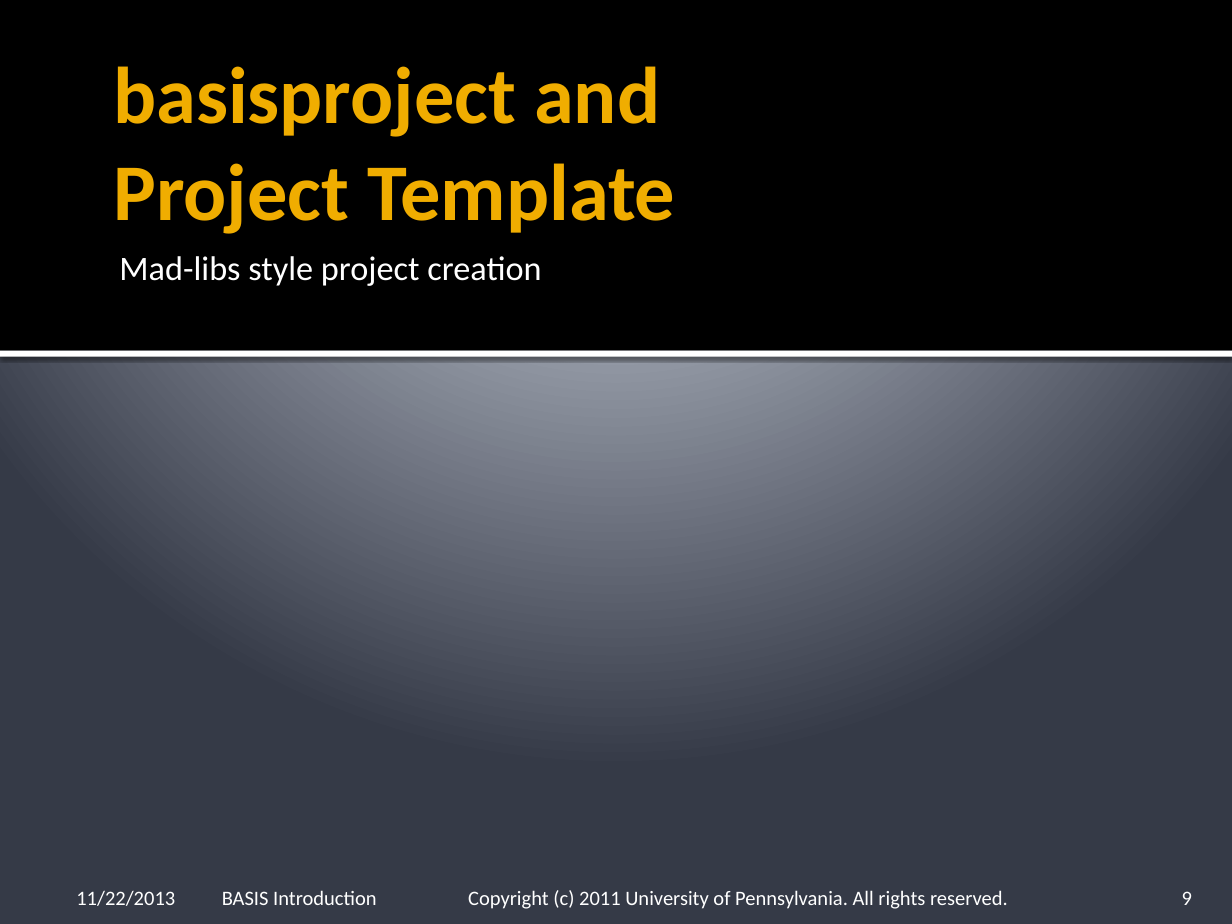
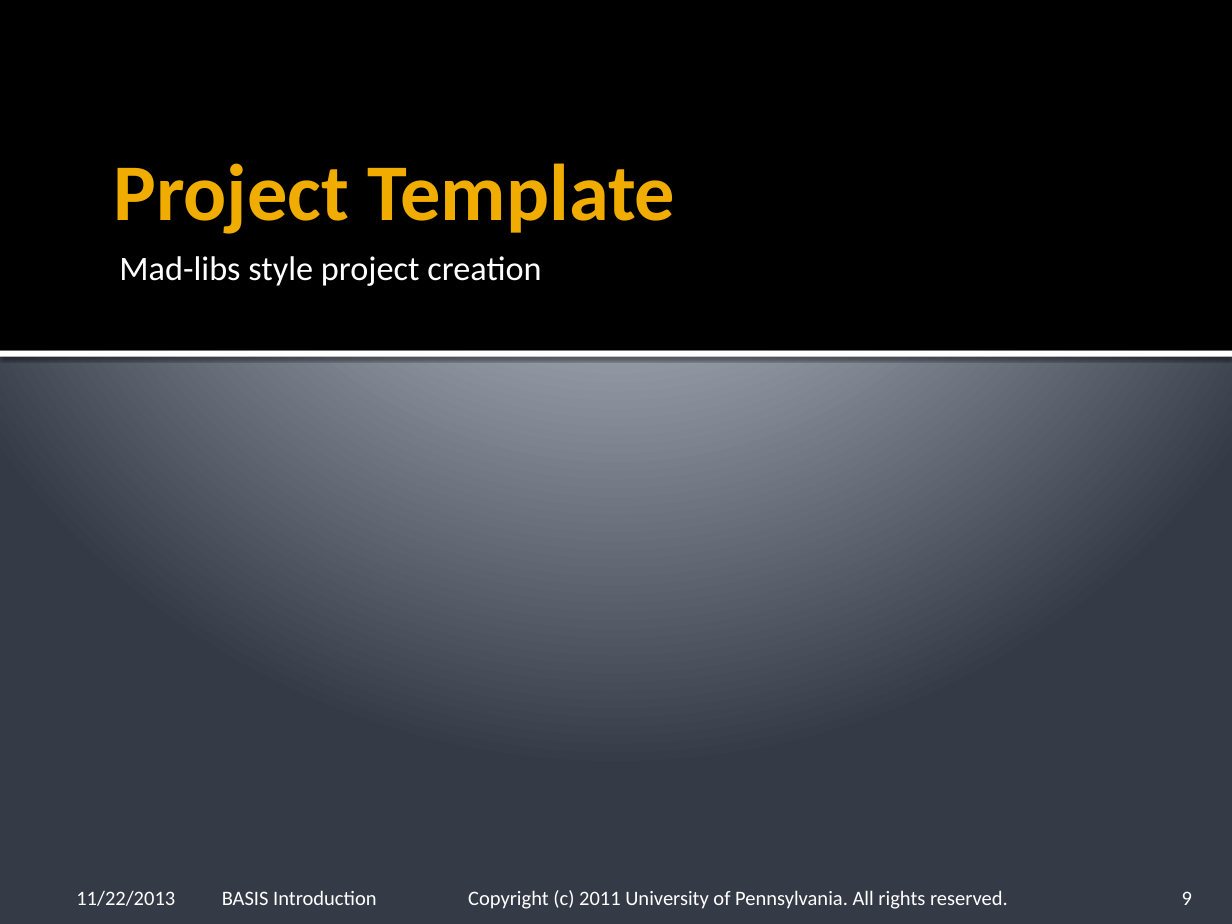
Before and after one commit to cmake-basis/legacy, a slide deck: slide 9 of doc/BASIS_Introduction.pptx. Drawn at 1232x924 pixels with LibreOffice and Linux fonts; fonts in the diff are those of the drawing. Boxes give left, top, right and bottom in pixels: in the first picture for what was removed or moved away, otherwise in the second. Text is boxed around its words. In the diff, an @@ line names an element or a change of style, - is before the commit and + after.

```diff
--- a/doc/BASIS_Introduction.pptx
+++ b/doc/BASIS_Introduction.pptx
@@ title at (x1=113, y1=163, x2=675, y2=234): text changed @@
-basisproject and
-Project Template
+Project Template
```
Also in this commit, not shown: 10 other slides changed, 4 slides removed, 1 other file.
